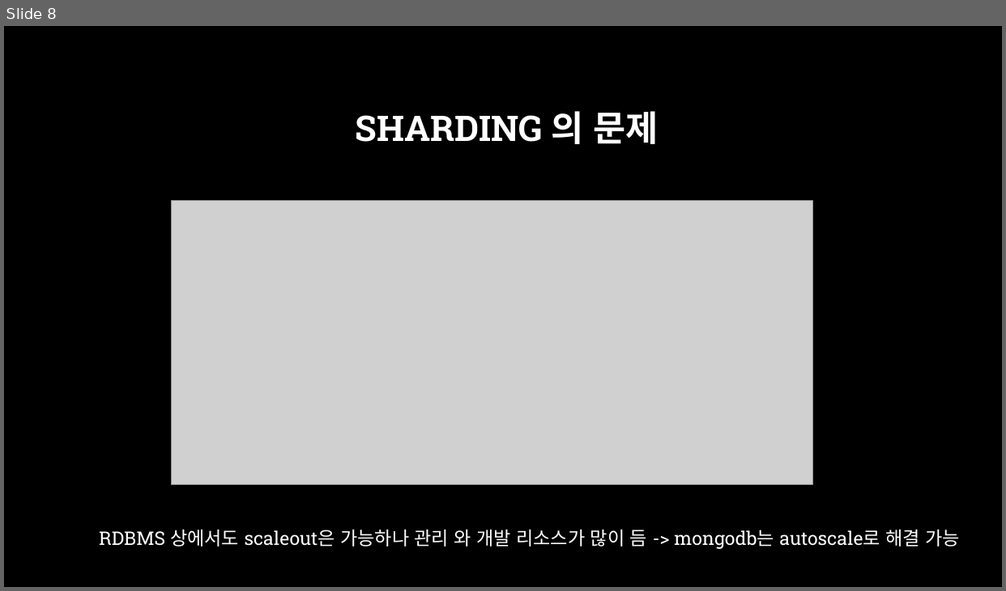
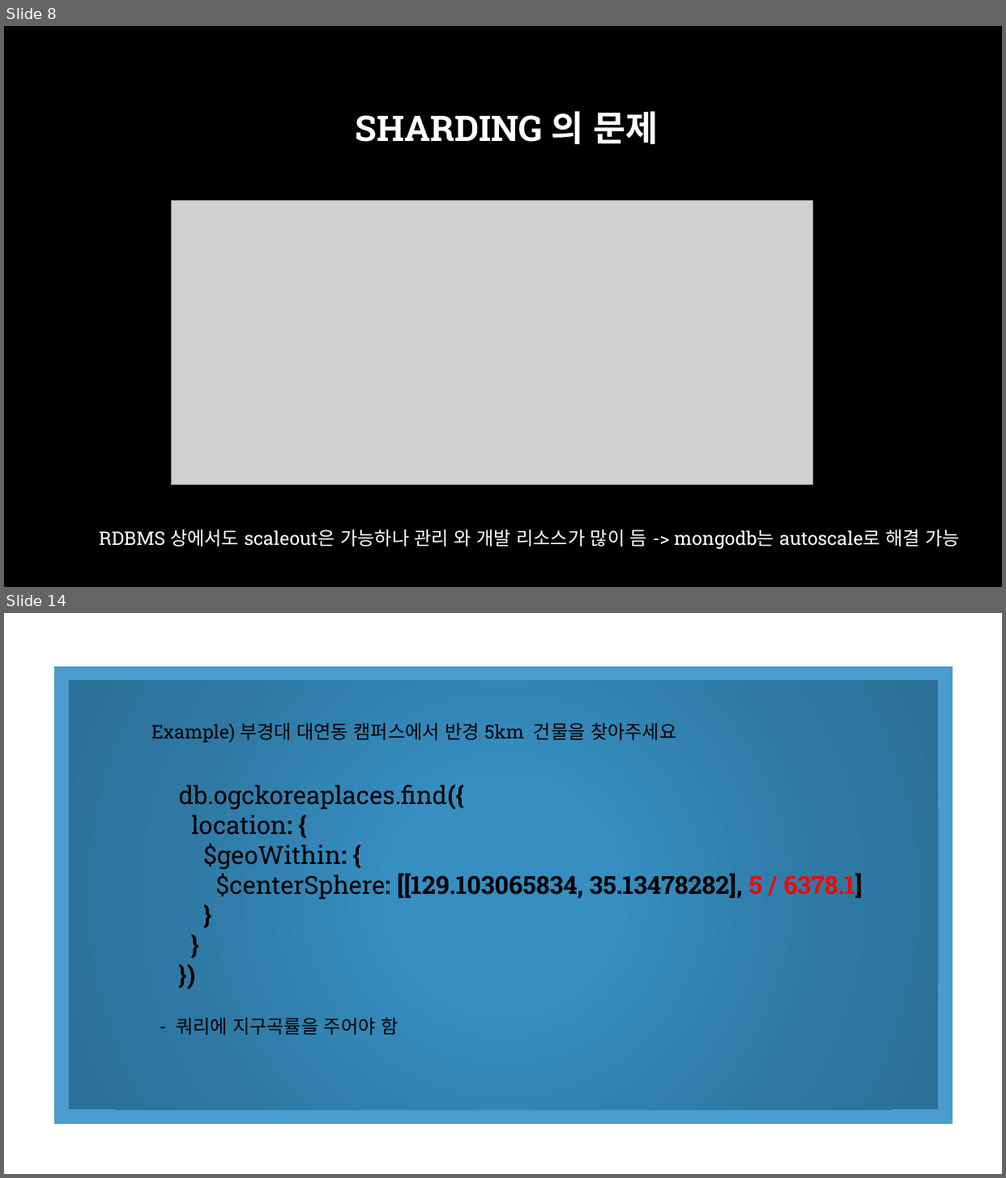
Before and after one commit to aliasgis/OSGEO, a slide deck: Mongodb 와 공간정보.pptx. Shown one above the other, each under a label of ours: slide 8 before the commit, slides 8 and 14 after it; the slides between them are not shown. The pictures are 1006x591 and 1006x1178 pixels, drawn with LibreOffice and Linux fonts; fonts in the diff are those of the drawing; grey boxes stand for pictures; background and template pictures are left out. Boxes give left, top, right and bottom in pixels: in the first picture for what was removed or moved away, otherwise in the second. Text is boxed around its words. In the diff, an @@ line names an element or a change of style, - is before the commit and + after.

```diff
--- a/Mongodb 와 공간정보.pptx
+++ b/Mongodb 와 공간정보.pptx
@@ slide 14 added at [4, 613, 1002, 1174], background #FFFFFF @@
@@ rectangle added at [62, 674, 945, 1116], fill gradient #368EC1 to #2E78A3 to #2B7098, outline #4A9CCC 15 pt @@
@@ rectangle added at [69, 680, 939, 1110], fill gradient #368EC1 to #2E78A3 to #2B7098 @@
@@ text added at [151, 723, 676, 743], 18 pt, text #000000 @@
+Example) 부경대 대연동 캠퍼스에서 반경 5km 건물을 찾아주세요
@@ text added at [179, 785, 862, 900], 24 pt, text #000000 @@
+db.ogckoreaplaces.find({
+location: {
+$geoWithin: {
+$centerSphere: [[129.103065834, 35.13478282], 5 / 6378.1]
+}
+}
+})
@@ text added at [176, 1017, 398, 1035], 18 pt, text #000000 @@
+- 쿼리에 지구곡률을 주어야 함
```
Also in this commit, not shown: 2 slides changed, 10 other slides added.
